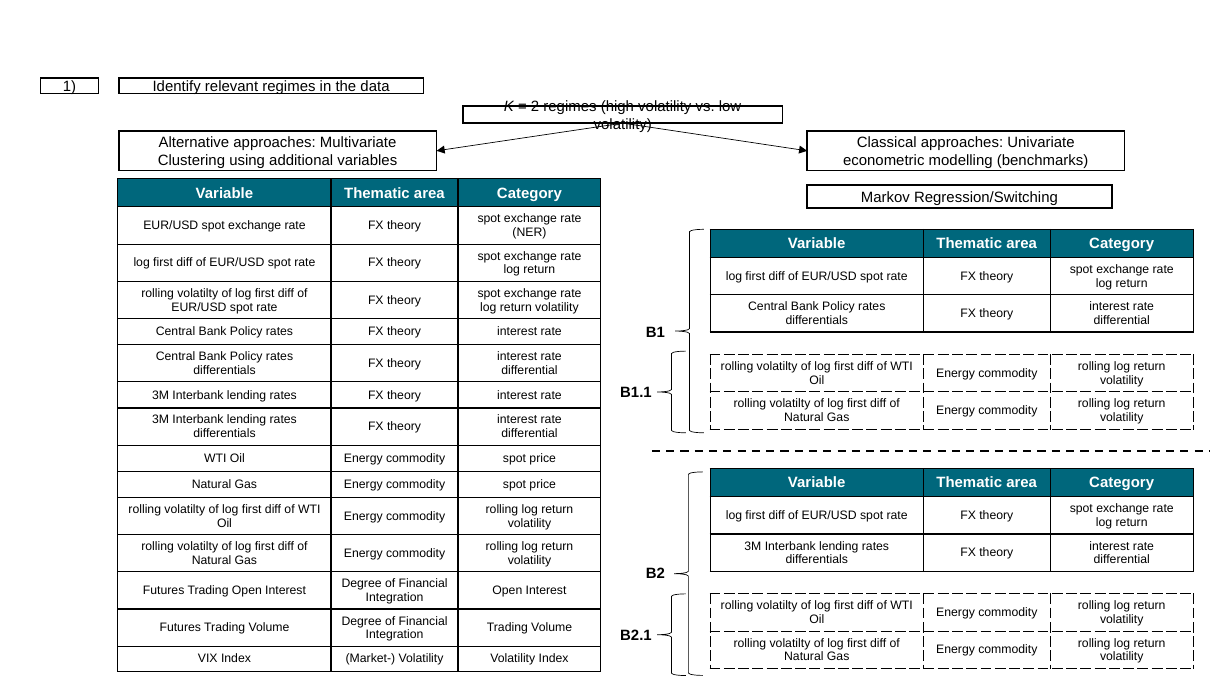
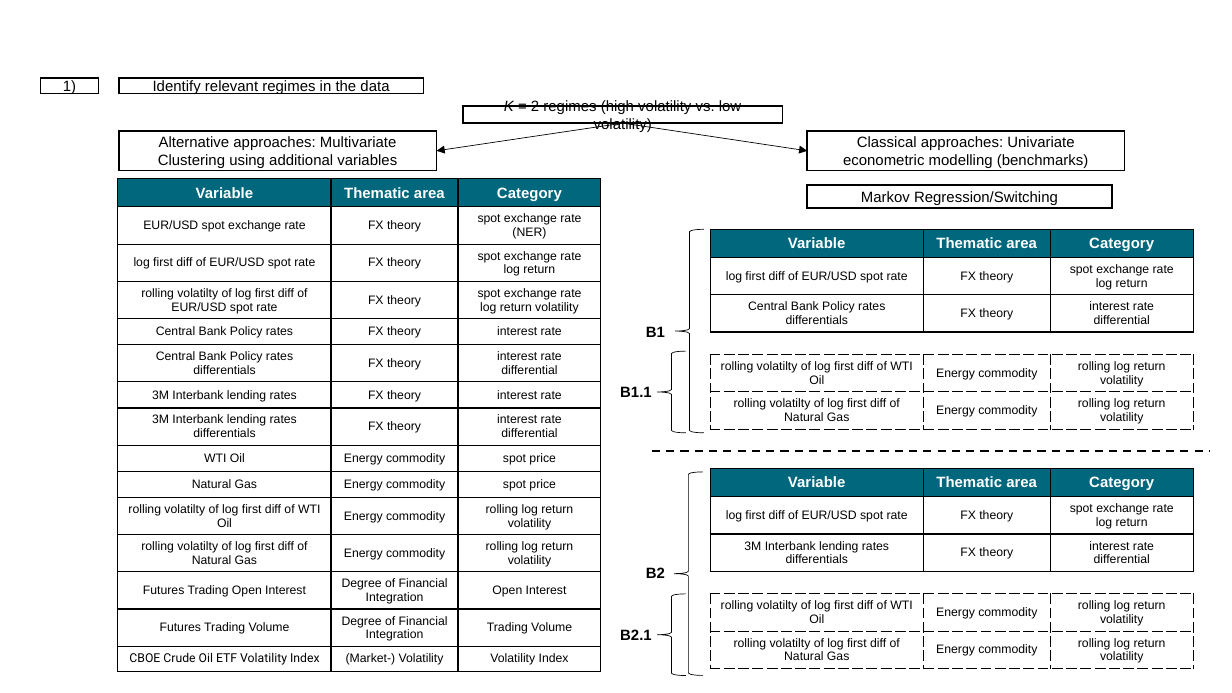
Before and after one commit to RobertHennings/Seminar, a slide deck: slide 10 of reports/presentation_pptx_version/PPTX_WiSo_Template.pptx. Drawn at 1232x693 pixels with LibreOffice and Linux fonts; fonts in the diff are those of the drawing; background and template pictures are left out. Boxes give left, top, right and bottom in pixels: in the first picture for what was removed or moved away, otherwise in the second. Text is boxed around its words. In the diff, an @@ line names an element or a change of style, - is before the commit and + after.

```diff
--- a/reports/presentation_pptx_version/PPTX_WiSo_Template.pptx
+++ b/reports/presentation_pptx_version/PPTX_WiSo_Template.pptx
@@ table at (x1=118, y1=179, x2=601, y2=688) @@
-row 15, column 1: VIX Index
+row 15, column 1: CBOE Crude Oil ETF Volatility Index
```
Also in this commit, not shown: 2 other slides changed, 3 other files.
